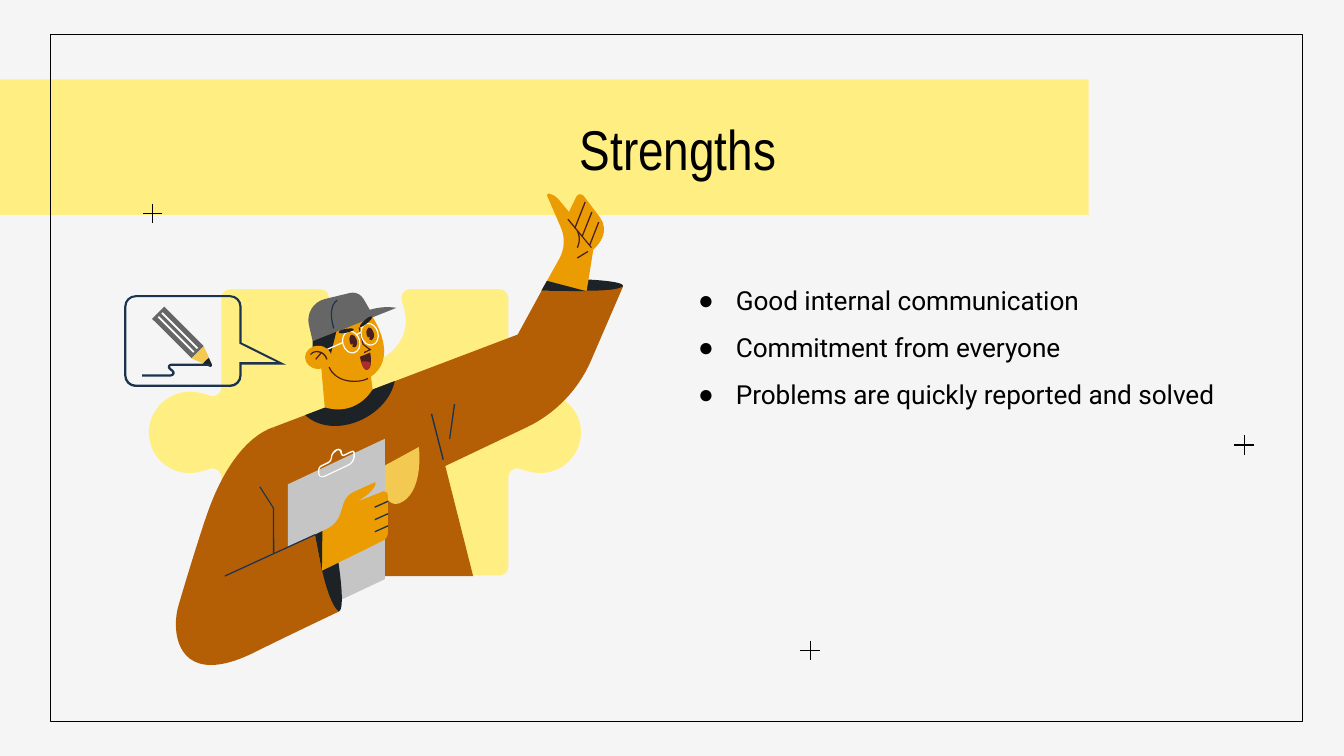
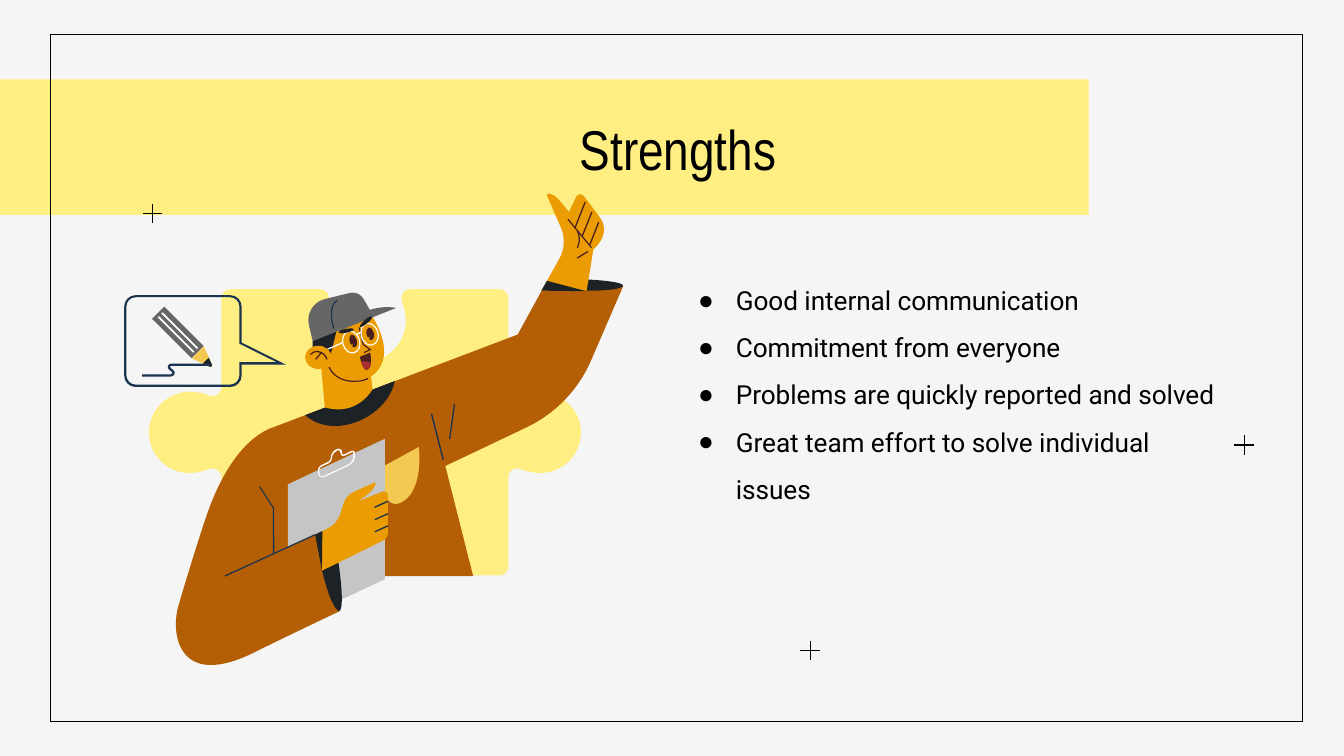
Before and after one commit to mascenso/isep-sem4-lapr4, a slide deck: slide 5 of docs/SPRINT A presentation/Sprint A.pptx. Drawn at 1344x756 pixels with LibreOffice and Linux fonts; fonts in the diff are those of the drawing. Boxes give left, top, right and bottom in pixels: in the first picture for what was removed or moved away, otherwise in the second. Text is boxed around its words. In the diff, an @@ line names an element or a change of style, - is before the commit and + after.

```diff
--- a/docs/SPRINT A presentation/Sprint A.pptx
+++ b/docs/SPRINT A presentation/Sprint A.pptx
@@ subtitle at (736,432,1149,500): paragraph added @@
+● Great team effort to solve individual issues
```
Also in this commit, not shown: 4 other slides changed.
